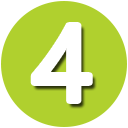
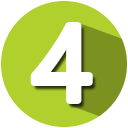
Revision of a layered 128 x 128 image; what changed, layer by layer:
added layer "矩形 1" (30%) above "椭圆 1" over [69, 23, 127, 116]
